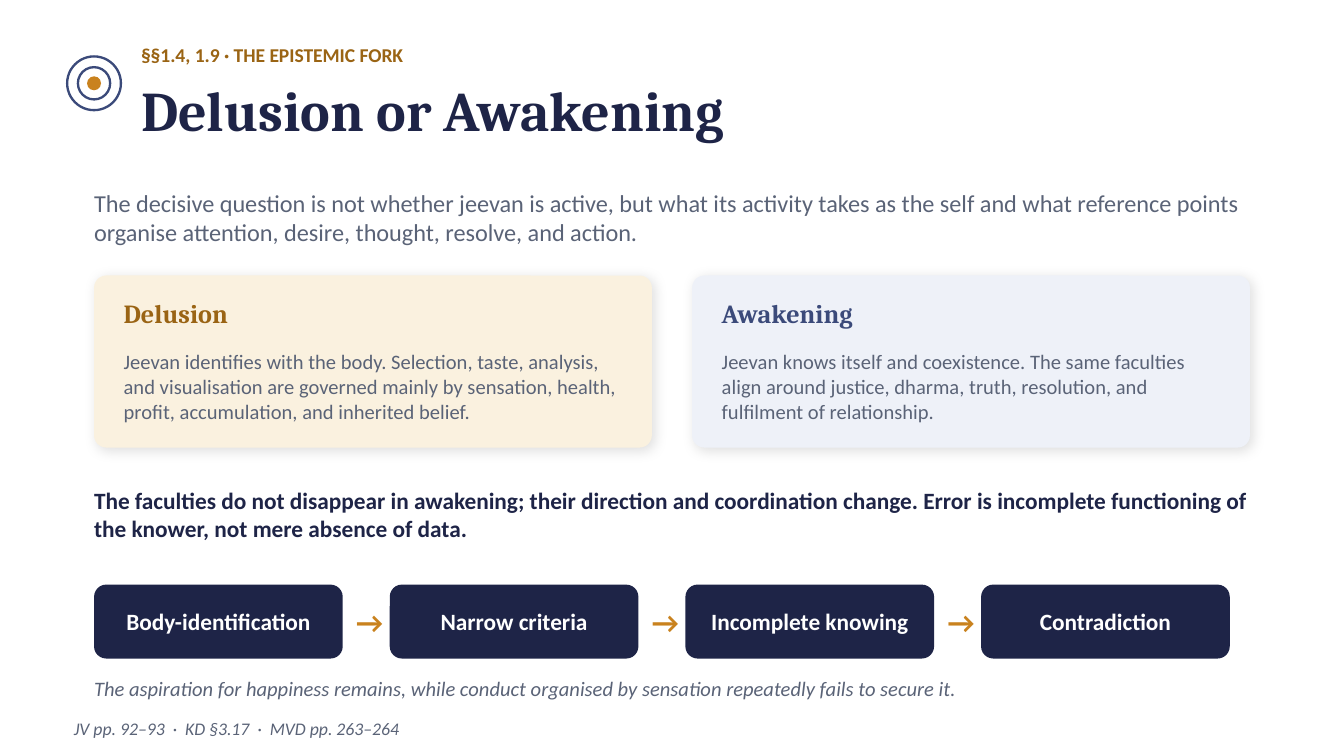
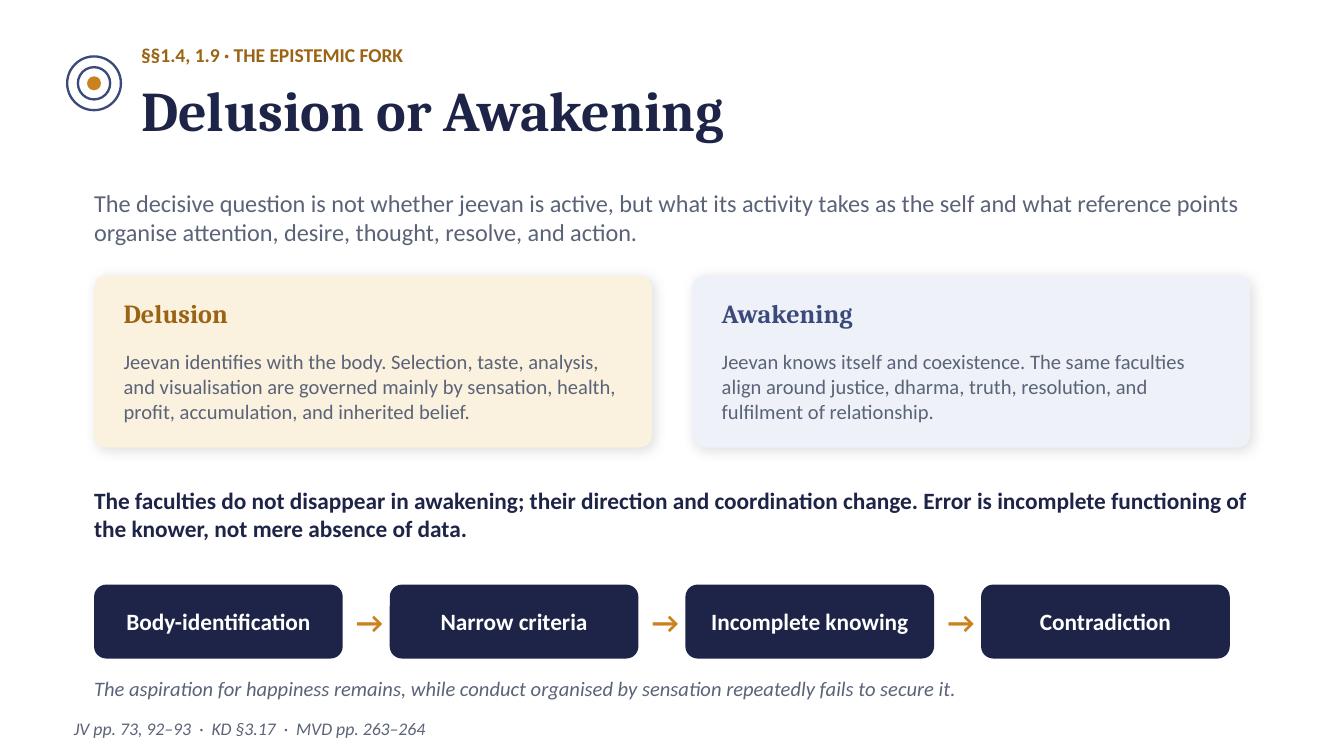
Before and after one commit to raghavamohan/AnalyticMadhyasthDarshan, a slide deck: slide 11 of Studies/Knowledge-Knower-And-Known/The-Epistemology-of-Coexistence-Madhyasth-Darshan.pptx (slide 12 before the commit). Drawn at 1344x756 pixels with LibreOffice and Linux fonts; fonts in the diff are those of the drawing. Boxes give left, top, right and bottom in pixels: in the first picture for what was removed or moved away, otherwise in the second. Text is boxed around its words. In the diff, an @@ line names an element or a change of style, - is before the commit and + after.

```diff
--- a/Studies/Knowledge-Knower-And-Known/The-Epistemology-of-Coexistence-Madhyasth-Darshan.pptx
+++ b/Studies/Knowledge-Knower-And-Known/The-Epistemology-of-Coexistence-Madhyasth-Darshan.pptx
@@ text at (74,723,426,738): text changed @@
-JV pp. 92–93 · KD §3.17 · MVD pp. 263–264
+JV pp. 73, 92–93 · KD §3.17 · MVD pp. 263–264
```
Also in this commit, not shown: 1 other slide changed.
